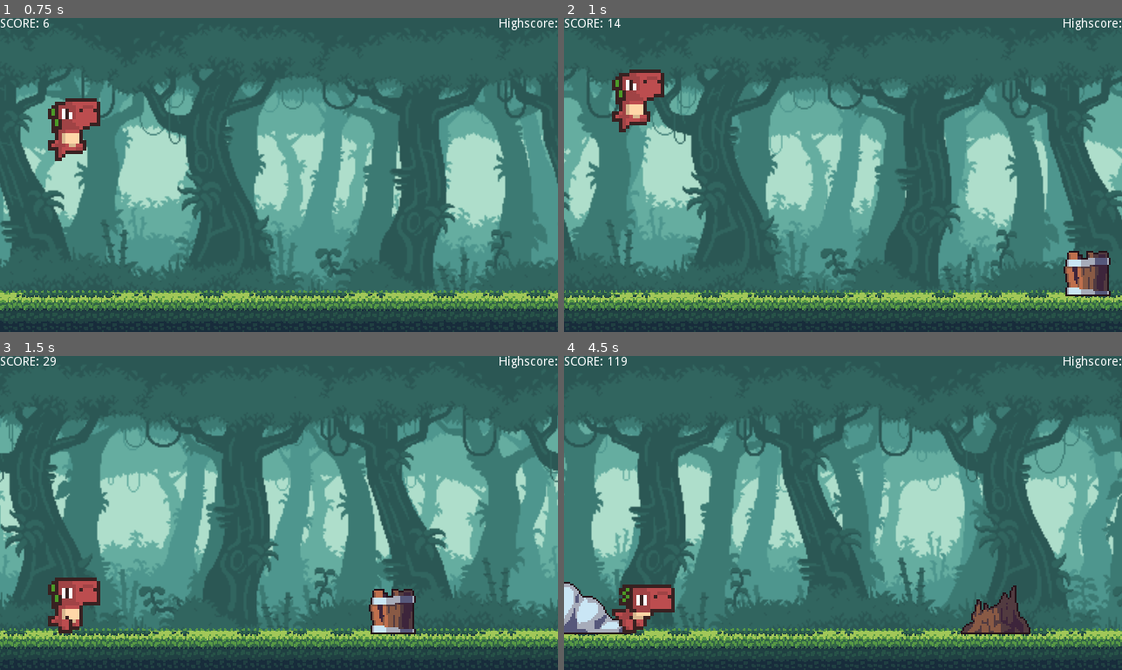
Above: before the commit, frames 1-4 (two rows, left to right).
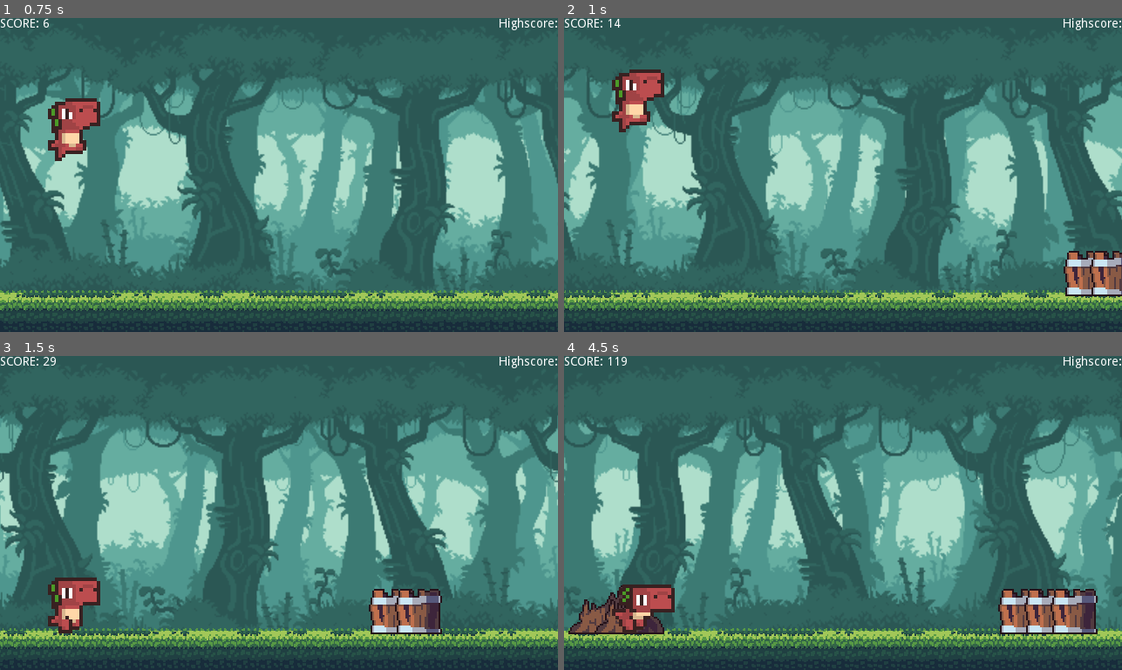
Above: after the commit, the same moments.

Repository: thepaulster/prototype
Game: Godot game, scene res://Scenes/Main.tscn
Two runs of this game, one before a commit and one after it. Both use one fixed random seed, a clock stepped at 60 frames per second and the inputs below.
Inputs:
- Up to frame 1 (0.75 s): tap Space at 0.5 s
- Up to frame 2 (1 s): tap Enter (ui_accept) at 0.77 s
- Up to frame 3 (1.5 s): no input
- Up to frame 4 (4.5 s): tap Enter (ui_accept) at 1.52, 3.02, 3.77 s; hold Down (ui_down) 2.03-2.78 s; hold Down (ui_down) from 4.28 s (still down)

Frame 1 is identical in both runs. In frame 2, 0.7% of the frame differs, in the area x 94-100%, y 74-89%; in frame 3, 1.0%; in frame 4, 4.3%, in the area x 0-96%, y 71-89%.

Commit message:
added multiple spawning for obstacles and working on difficulty

Diff:
--- a/Scenes/Dino.tscn
+++ b/Scenes/Dino.tscn
@@ -109,7 +109,7 @@
 [node name="AnimatedSprite" type="AnimatedSprite" parent="."]
 frames = SubResource( 18 )
 animation = "idle"
-frame = 1
+frame = 2
 playing = true
 
 [node name="RunCol" type="CollisionShape2D" parent="."]
--- a/scripts/Main.gd
+++ b/scripts/Main.gd
@@ -12,6 +12,8 @@
 # game variables
 const DINO_START_POS := Vector2(79, 278)
 const CAM_START_POS := Vector2(320, 180)
+var difficulty
+const MAX_DIFFICULTY : int = 2
 var score : int
 const SCORE_MODIFIER : int = 10
 var speed : float
@@ -38,6 +40,7 @@
 	score = 0
 	show_score()
 	game_running = false
+	difficulty = 0
 
 	#reset all nodes
 
@@ -81,13 +84,15 @@
 	if obstacles.empty() or last_obs.position.x < score + rand_range(100, 300):
 		var obs_type = obstacle_types[randi() % obstacle_types.size()]
 		var obs
-		obs = obs_type.instance()
-		var obs_height = obs.get_node("Sprite").texture.get_height()
-		var obs_scale = obs.scale
-		var obs_x : int = screen_size.x + score + 100
-		var obs_y : int = screen_size.y - ground_height - (obs_height * obs_scale.y / 2) + 55
-		last_obs = obs
-		add_obs(obs, obs_x, obs_y)
+		var max_obs = 3
+		for i in range(randi() % max_obs + 1):
+			obs = obs_type.instance()
+			var obs_height = obs.get_node("Sprite").texture.get_height()
+			var obs_scale = obs.scale
+			var obs_x : int = screen_size.x + score + 100 + (i * 30)
+			var obs_y : int = screen_size.y - ground_height - (obs_height * obs_scale.y / 2) + 55
+			last_obs = obs
+			add_obs(obs, obs_x, obs_y)
 
 func add_obs(obs, x, y):
 	obs.position = Vector2(x, y)
@@ -96,3 +101,7 @@
 
 func show_score():
 	$HUD.get_node("ScoreLabel").text = "SCORE: " + str(score / SCORE_MODIFIER)
+
+
+func adjust_difficulty():
+	difficulty = score / SPEED_MODIFIER
